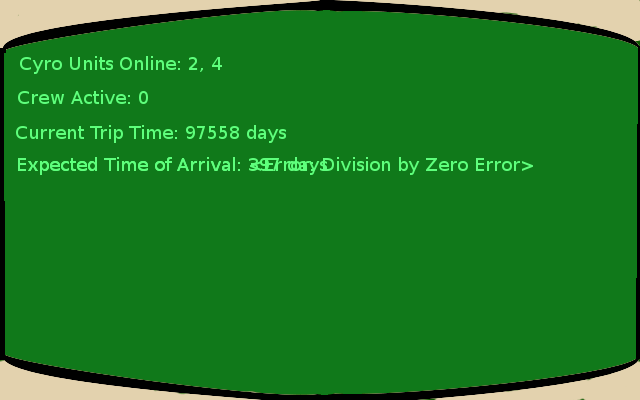
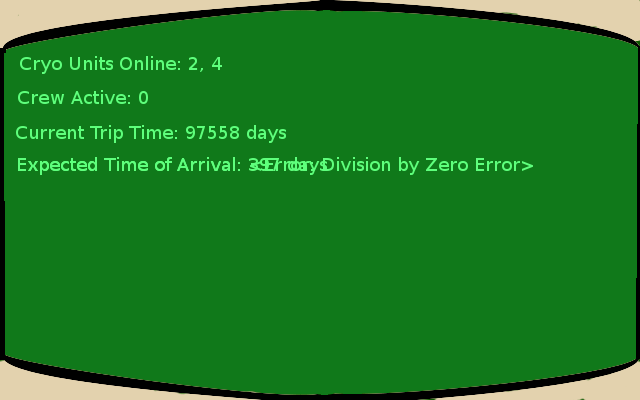
Revision of a layered 640px x 400px image; what changed, layer by layer:
renamed "Cyro Units Online: 2, 4" to "Cryo Units Online: 2, 4", painted on it over [32, 60, 52, 74]
